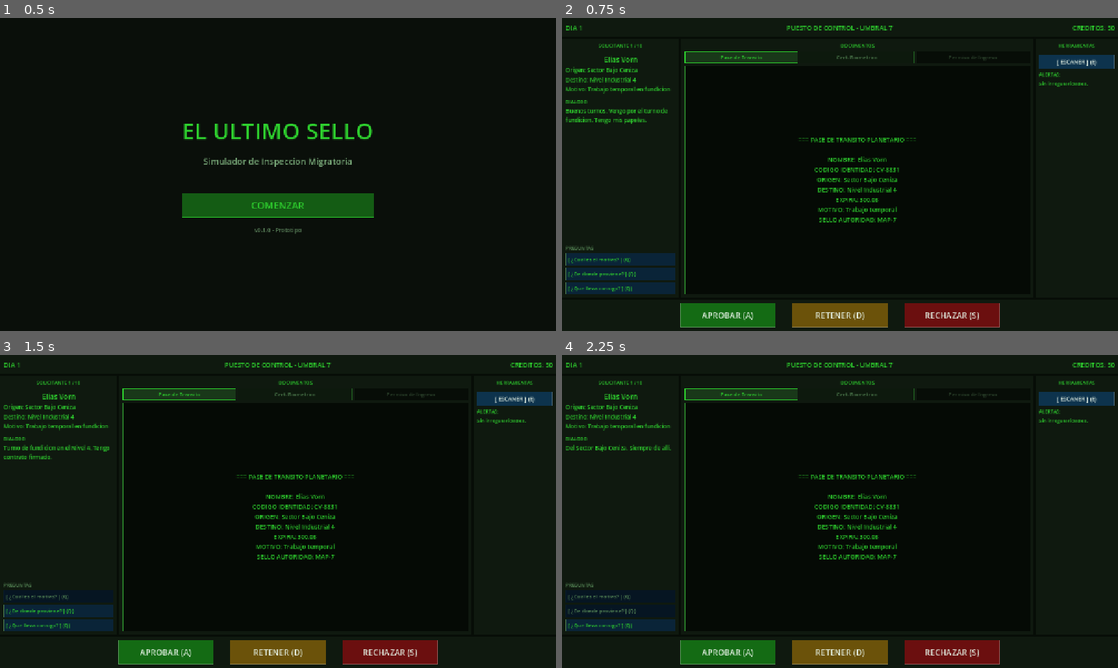
Above: before the commit, frames 1-4 (two rows, left to right).
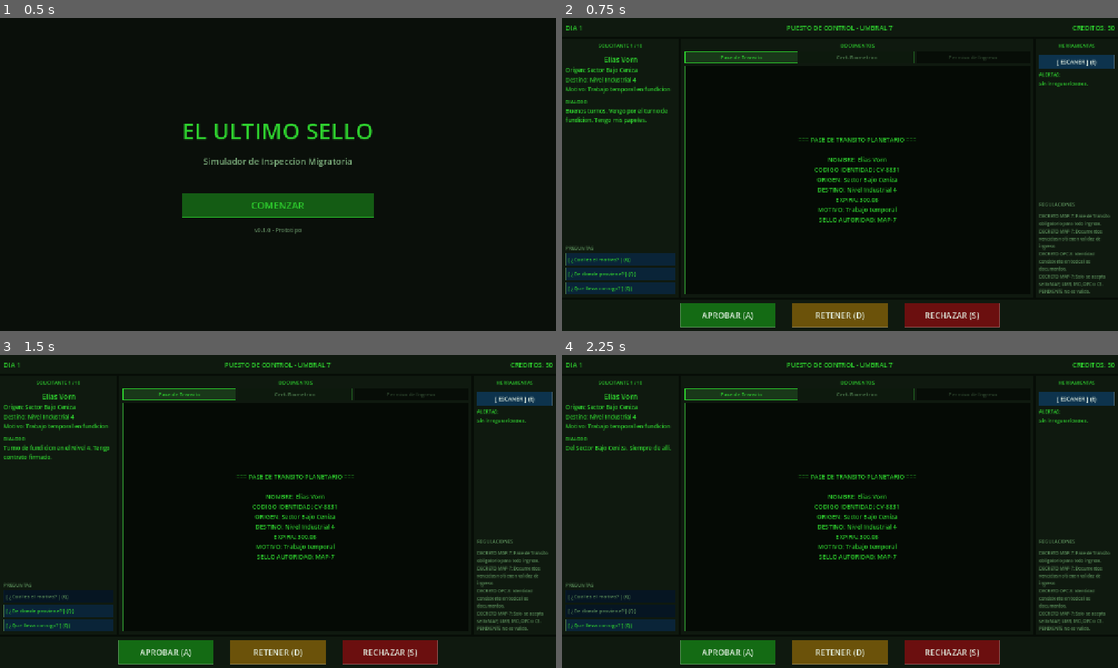
Above: after the commit, the same moments.

Repository: ingenriqueparra-hub/el-ultimo-sello
Game: Godot game, scene res://scenes/main/Main.tscn
The game is run twice, just before and just after one commit, with the same random seed, the same clock (stepped at 60 frames per second) and the same inputs.
Inputs:
- Up to frame 1 (0.5 s): no input
- Up to frame 2 (0.75 s): click "COMENZAR" at 0.5 s
- Up to frame 3 (1.5 s): click "[ ¿Cual es el motivo? ] (Q)" at 1.25 s
- Up to frame 4 (2.25 s): click "[ ¿De donde proviene? ] (Q)" at 2 s

Frame 1 is identical in both runs. In frame 2, 1.0% of the frame differs, in the area x 85-99%, y 58-88%; in frame 3, 1.0%; in frame 4, 1.0%.

Commit message:
feat: regulaciones del día visibles en panel de herramientas
- Sección REGULACIONES construida dinámicamente desde rules_day_01.json (display_text)
- Aparece en el panel de herramientas debajo del escáner
- Texto en 10px dimmed, autowrap; cargado una sola vez en _load_day_data()
- El jugador puede consultar las reglas activas del día durante la inspección

Co-Authored-By: Claude Sonnet 4.6 <noreply@anthropic.com>

Diff:
--- a/game/scripts/ui/ControlDesk.gd
+++ b/game/scripts/ui/ControlDesk.gd
@@ -30,6 +30,7 @@
 @onready var tab2: Button = $VBox/MainArea/DocumentArea/DocumentVBox/DocTabs/Tab2
 @onready var tab3: Button = $VBox/MainArea/DocumentArea/DocumentVBox/DocTabs/Tab3
 @onready var applicant_vbox: VBoxContainer = $VBox/MainArea/ApplicantPanel/ApplicantVBox
+@onready var tools_vbox: VBoxContainer = $VBox/MainArea/ToolsPanel/ToolsVBox
 
 var current_day: int = 1
 var credits: int = 50
@@ -81,6 +82,7 @@
 	add_child(queue)
 	queue.applicant_changed.connect(_on_applicant_changed)
 	queue.day_ended.connect(_on_day_ended)
+	_build_regulations_section()
 	queue.load_applicants(applicants)
 	queue.start()
 
@@ -639,6 +641,28 @@
 
 	_debug_label.text = "\n".join(lines)
 
+func _build_regulations_section() -> void:
+	tools_vbox.add_child(HSeparator.new())
+
+	var title := Label.new()
+	title.text = "REGULACIONES"
+	title.add_theme_font_size_override("font_size", 11)
+	title.add_theme_color_override("font_color", COLOR_TEXT_DIM)
+	tools_vbox.add_child(title)
+
+	tools_vbox.add_child(HSeparator.new())
+
+	for rule in rules:
+		var display: String = rule.get("display_text", rule.get("description", ""))
+		if display == "":
+			continue
+		var lbl := Label.new()
+		lbl.text = display
+		lbl.autowrap_mode = TextServer.AUTOWRAP_WORD_SMART
+		lbl.add_theme_font_size_override("font_size", 10)
+		lbl.add_theme_color_override("font_color", COLOR_TEXT_DIM)
+		tools_vbox.add_child(lbl)
+
 func _style_tab_buttons() -> void:
 	for tab in [tab1, tab2, tab3]:
 		var s := StyleBoxFlat.new()
